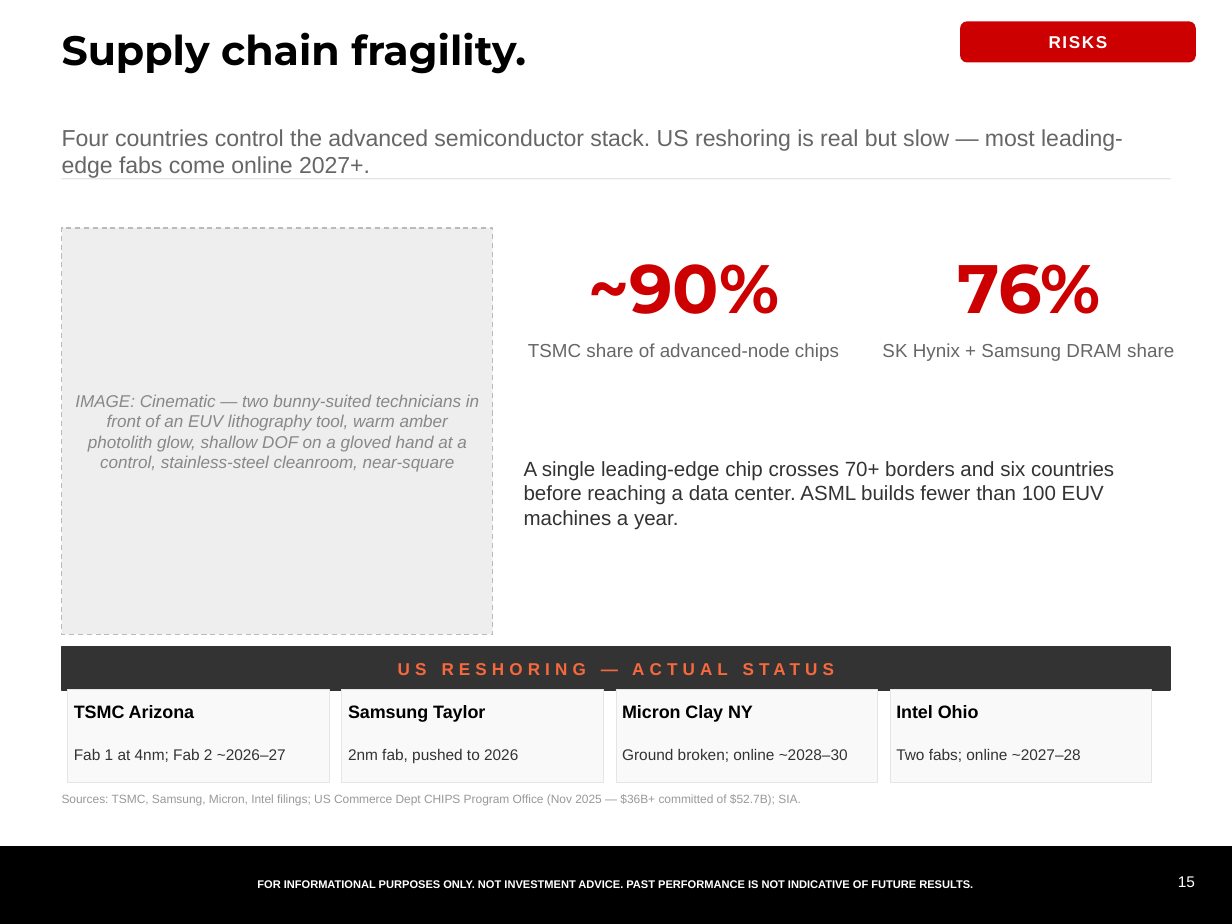
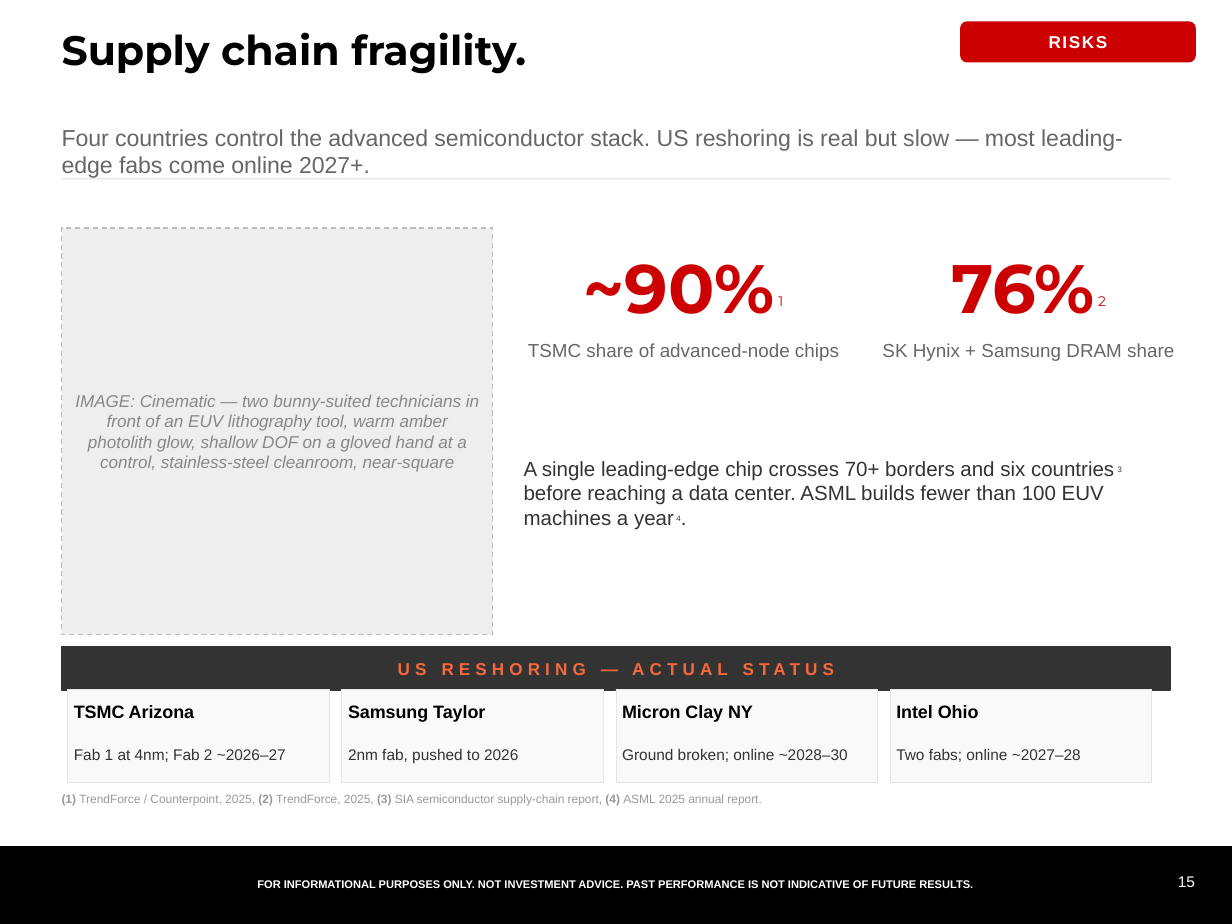
Before and after one commit to samuelcmcclellan-cell/ai-markets-deck, a slide deck: slide 15 of ai-markets-deck.pptx. Drawn at 1232x924 pixels with LibreOffice and Linux fonts; fonts in the diff are those of the drawing. Boxes give left, top, right and bottom in pixels: in the first picture for what was removed or moved away, otherwise in the second. Text is boxed around its words. In the diff, an @@ line names an element or a change of style, - is before the commit and + after.

```diff
--- a/ai-markets-deck.pptx
+++ b/ai-markets-deck.pptx
@@ text at bbox=[584, 264, 783, 314]: text changed @@
-~90%
+~90% 1
@@ text at bbox=[951, 264, 1106, 314]: text changed @@
-76%
+76% 2
@@ text at bbox=[524, 461, 1114, 530]: text changed @@
-A single leading-edge chip crosses 70+ borders and six countries before reaching a data center. ASML builds fewer than 100 EUV machines a year.
+A single leading-edge chip crosses 70+ borders and six countries 3 before reaching a data center. ASML builds fewer than 100 EUV machines a year 4.
@@ text at bbox=[62, 794, 761, 806]: text changed @@
-Sources: TSMC, Samsung, Micron, Intel filings; US Commerce Dept CHIPS Program Office (Nov 2025 — $36B+ committed of $52.7B); SIA.
+(1) TrendForce / Counterpoint, 2025, (2) TrendForce, 2025, (3) SIA semiconductor supply-chain report, (4) ASML 2025 annual report.
```
Also in this commit, not shown: 3 other slides changed, 5 other files.
